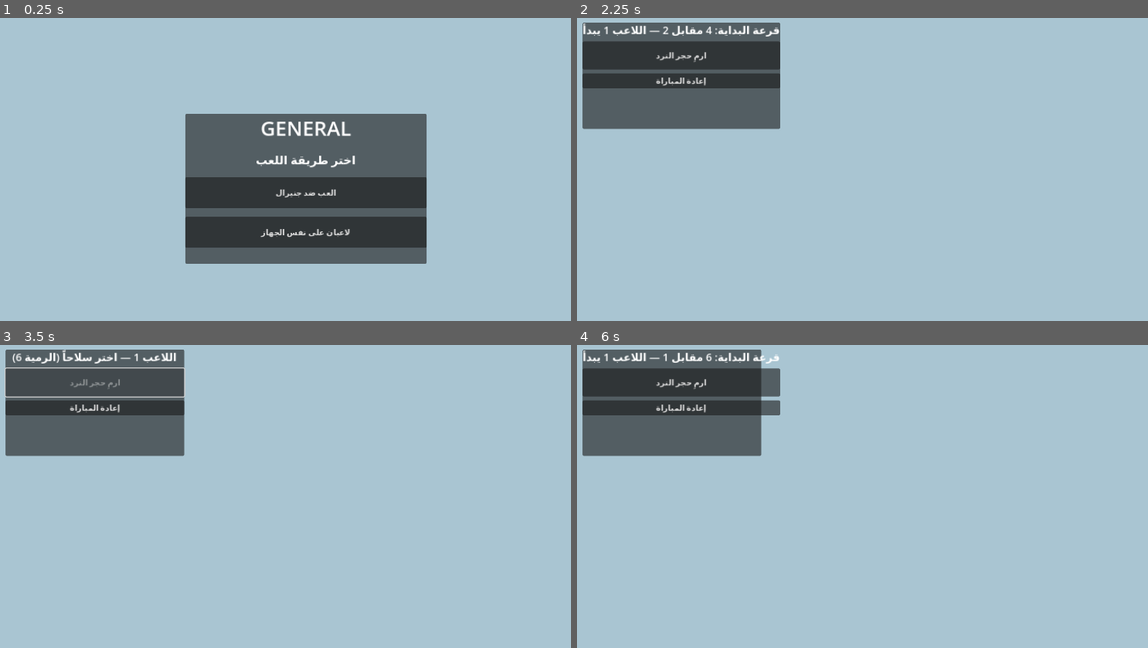
Above: before the commit, frames 1-4 (two rows, left to right).
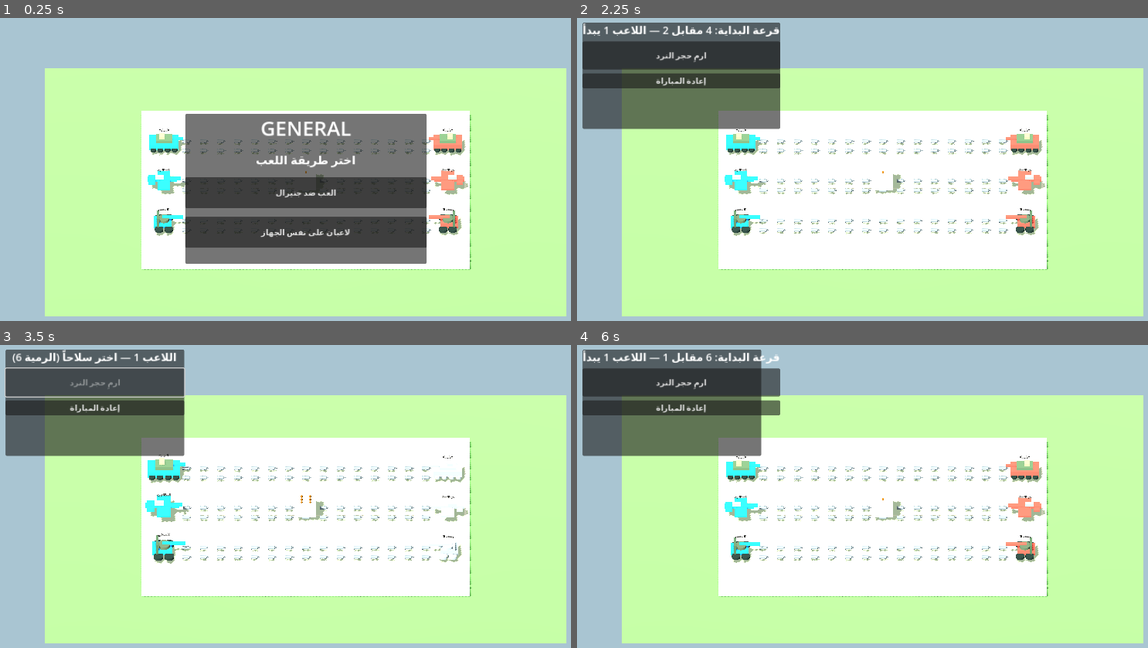
Above: after the commit, the same moments.

Repository: ahmad3aj-web/General_game
Game: Godot game, scene res://Main.tscn
Two runs of this game, one before a commit and one after it. Both use one fixed random seed, a clock stepped at 60 frames per second and the inputs below.
Inputs:
- Up to frame 1 (0.25 s): no input
- Up to frame 2 (2.25 s): click "العب ضد جنيرال" at 0.5 s; click "إعادة المباراة" at 1.25 s; click "لاعبان على نفس الجهاز" at 2 s
- Up to frame 3 (3.5 s): click "ارمِ حجر النرد" at 2.75 s
- Up to frame 4 (6 s): click "إعادة المباراة" at 3.5 s; click "العب ضد جنيرال" at 4.25 s; click "إعادة المباراة" at 5 s; click "لاعبان على نفس الجهاز" at 5.75 s

The runs differ from the first frame. In frame 1, 65% of the frame differs, in the area x 7-100%, y 16-99%; in frame 2, 70%; in frame 3, 70%; in frame 4, 70%.

Commit message:
Activate 3D camera after adding it to the scene

Diff:
--- a/godot/Main.gd
+++ b/godot/Main.gd
@@ -123,9 +123,9 @@
 	camera.size = 18.0
 	camera.near = 0.1
 	camera.far = 100.0
-	camera.look_at(Vector3(0.0, 0.0, 0.0), Vector3.UP)
+	add_child(camera)
+	camera.look_at(Vector3.ZERO, Vector3.UP)
 	camera.make_current()
-	add_child(camera)
 	game_camera = camera
 
 func _build_tracks() -> void:
